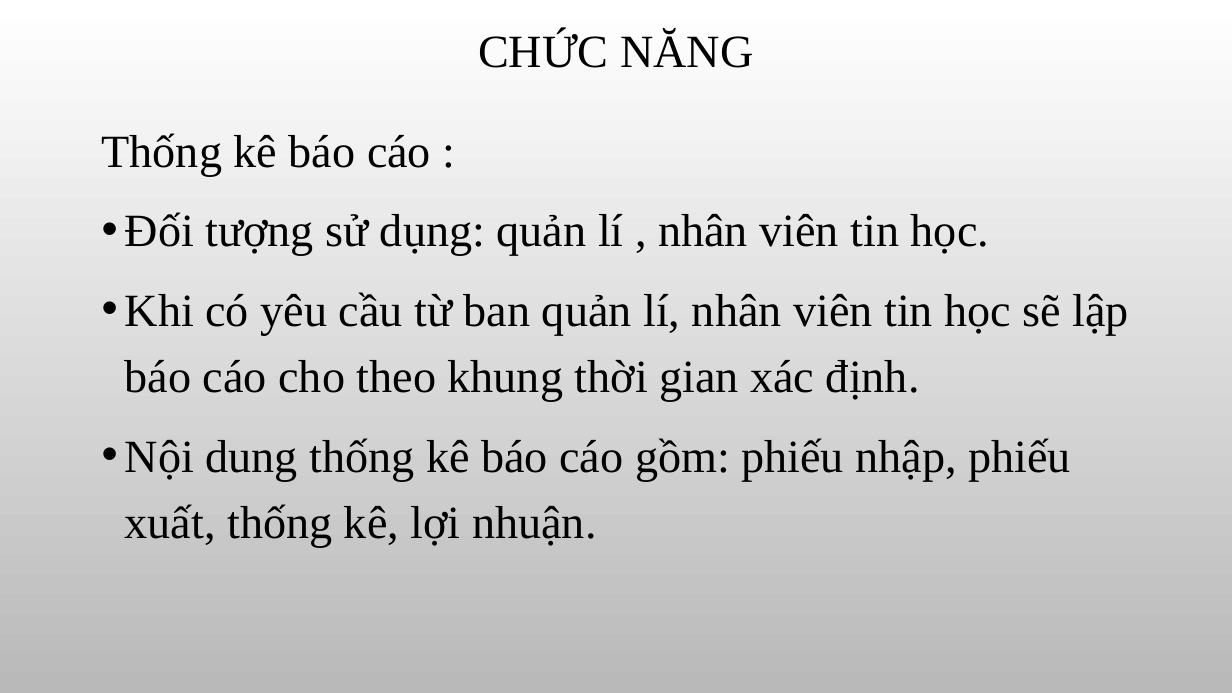
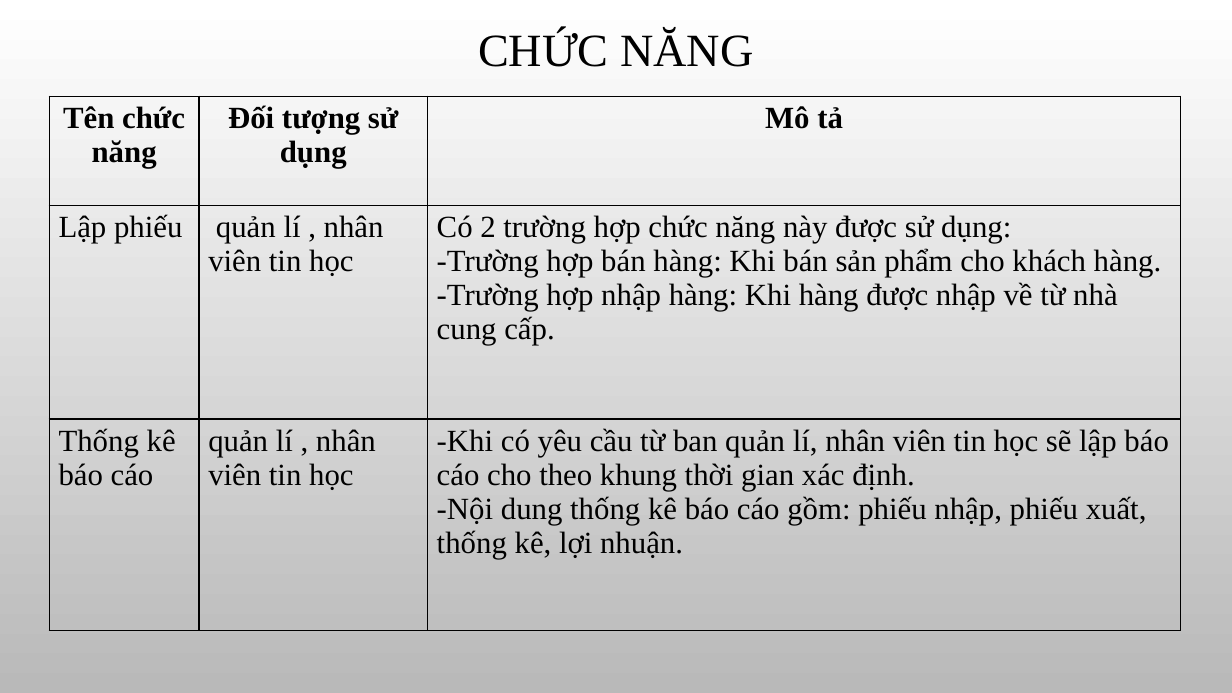
Before and after one commit to thienqnpro02/school, a slide deck: slide 9 of HT_QLLINHKIEN/Báo cáo thực tập.pptx (slide 7 before the commit). Drawn at 1232x693 pixels with LibreOffice and Linux fonts; fonts in the diff are those of the drawing; background and template pictures are left out. Boxes give left, top, right and bottom in pixels: in the first picture for what was removed or moved away, otherwise in the second. Text is boxed around its words. In the diff, an @@ line names an element or a change of style, - is before the commit and + after.

```diff
--- a/HT_QLLINHKIEN/Báo cáo thực tập.pptx
+++ b/HT_QLLINHKIEN/Báo cáo thực tập.pptx
@@ table added at [49,96,1180,630], 3 rows, 3 columns @@
+Tên chức năng | Đối tượng sử dụng | Mô tả
+Lập phiếu | quản lí , nhân viên tin học | Có 2 trường hợp chức năng này được sử dụng: / -Trường hợp bán hàng: Khi bán sản phẩm cho khách hàng. / -Trường hợp nhập hàng: Khi hàng được nhập về từ nhà cung cấp.
+Thống kê báo cáo | quản lí , nhân viên tin học | -Khi có yêu cầu từ ban quản lí, nhân viên tin học sẽ lập báo cáo cho theo khung thời gian xác định. / -Nội dung thống kê báo cáo gồm: phiếu nhập, phiếu xuất, thống kê, lợi nhuận.
@@ text removed at [102,133,1129,547] @@
-Thống kê báo cáo :
-• Đối tượng sử dụng: quản lí , nhân viên tin học.
-• Khi có yêu cầu từ ban quản lí, nhân viên tin học sẽ lập báo cáo cho theo khung thời gian xác định.
-• Nội dung thống kê báo cáo gồm: phiếu nhập, phiếu xuất, thống kê, lợi nhuận.
```
Also in this commit, not shown: 4 other slides changed, 9 slides added, 1 slide removed, 4 other files.
